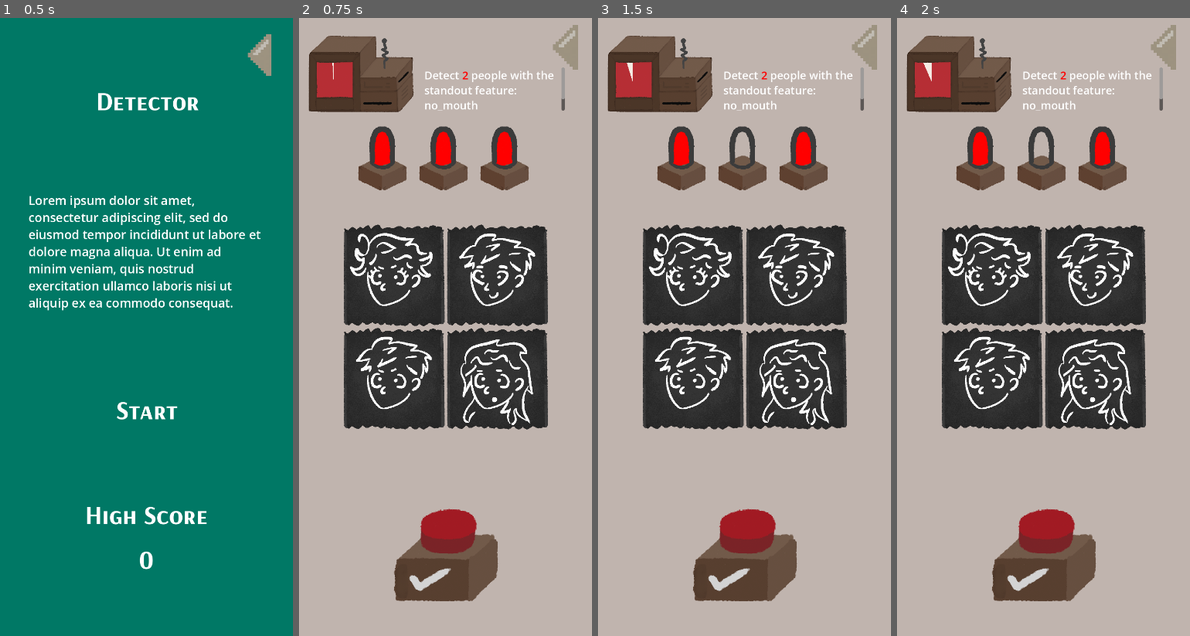
Above: before the commit, frames 1-4 (left to right).
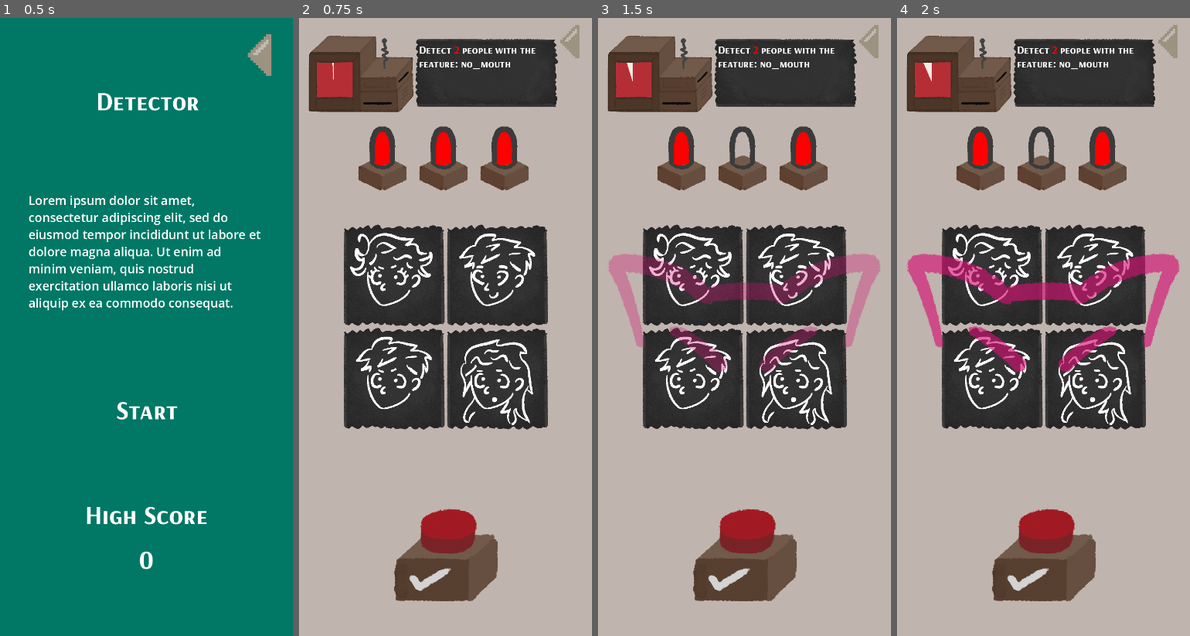
Above: after the commit, the same moments.

Repository: daniel-macias/mrduelm
Game: Godot game, scene res://Scenes/detector.tscn
The game is run twice, just before and just after one commit, with the same random seed, the same clock (stepped at 60 frames per second) and the same inputs. This scene is started directly instead of the project's main scene.
Inputs (mouse positions are in pixels of both pictures, inside the frame that each line leads up to):
- Up to frame 1 (0.5 s): no input
- Up to frame 2 (0.75 s): click "Start" at 0.5 s
- Up to frame 3 (1.5 s): click (744, 555) at 1.25 s
- Up to frame 4 (2 s): no input

Frame 1 is identical in both runs. In frame 2, 5.5% of the frame differs, in the area x 39-96%, y 1-15%; in frame 3, 10%; in frame 4, 10%, in the area x 3-97%, y 1-58%.

Commit message:
added angry cat animation when error

Diff:
--- a/Scenes/detector.tscn
+++ b/Scenes/detector.tscn
@@ -1,8 +1,9 @@
-[gd_scene load_steps=20 format=3 uid="uid://ncb2ucumm2h5"]
+[gd_scene load_steps=25 format=3 uid="uid://ncb2ucumm2h5"]
 
 [ext_resource type="Texture2D" uid="uid://dtr6sl6i4ngy2" path="res://Sprites/UI/arrow_left.png" id="1_e6sl5"]
 [ext_resource type="Script" path="res://Scripts/Minigames/Detector.gd" id="1_kurny"]
 [ext_resource type="FontFile" uid="uid://biglirdu86eux" path="res://Fonts/ArsenalSC-Bold.ttf" id="3_bv54c"]
+[ext_resource type="Texture2D" uid="uid://bwwttr3nsmdel" path="res://Sprites/Games/Detector/Items/paper_long.png" id="4_l0l4w"]
 [ext_resource type="Texture2D" uid="uid://bum6vjo5u88q1" path="res://Sprites/Games/Detector/Items/paper.png" id="5_whbib"]
 [ext_resource type="Texture2D" uid="uid://ynjnjtwhxv3f" path="res://Sprites/Games/Detector/Jaw.png" id="5_y2uyw"]
 [ext_resource type="Texture2D" uid="uid://diiv0g0horu1m" path="res://Sprites/Games/Detector/Mouth_0.png" id="6_iy4y1"]
@@ -19,6 +20,43 @@
 [ext_resource type="Texture2D" uid="uid://clg458tyh4ivu" path="res://Sprites/Games/Detector/Items/light.png" id="16_d1wfy"]
 [ext_resource type="Texture2D" uid="uid://bw24m3ovyrcfe" path="res://Sprites/Games/Detector/Items/button_1.png" id="16_p0mj2"]
 [ext_resource type="Texture2D" uid="uid://gyxs15ls7s6c" path="res://Sprites/Games/Detector/Items/light_bulb.png" id="17_t4rav"]
+[ext_resource type="Texture2D" uid="uid://c6ulbye3a41qq" path="res://Sprites/UI/Effects/cat_angry.png" id="21_pliux"]
+
+[sub_resource type="Animation" id="Animation_hahqc"]
+resource_name = "angry_cat"
+tracks/0/type = "value"
+tracks/0/imported = false
+tracks/0/enabled = true
+tracks/0/path = NodePath("AngryCat:modulate")
+tracks/0/interp = 1
+tracks/0/loop_wrap = true
+tracks/0/keys = {
+"times": PackedFloat32Array(0, 0.5, 0.966667),
+"transitions": PackedFloat32Array(1, 1, 1),
+"update": 0,
+"values": [Color(1, 1, 1, 0), Color(1, 1, 1, 1), Color(1, 1, 1, 0)]
+}
+
+[sub_resource type="Animation" id="Animation_3mitk"]
+length = 0.001
+tracks/0/type = "value"
+tracks/0/imported = false
+tracks/0/enabled = true
+tracks/0/path = NodePath("AngryCat:modulate")
+tracks/0/interp = 1
+tracks/0/loop_wrap = true
+tracks/0/keys = {
+"times": PackedFloat32Array(0),
+"transitions": PackedFloat32Array(1),
+"update": 0,
+"values": [Color(1, 1, 1, 1)]
+}
+
+[sub_resource type="AnimationLibrary" id="AnimationLibrary_limcv"]
+_data = {
+"RESET": SubResource("Animation_3mitk"),
+"angry_cat": SubResource("Animation_hahqc")
+}
 
 [node name="Detector" type="Node2D"]
 script = ExtResource("1_kurny")
@@ -171,16 +209,30 @@
 grow_vertical = 2
 color = Color(0.752941, 0.705882, 0.682353, 1)
 
+[node name="Paper_Instruction" type="TextureRect" parent="CanvasLayer/Game"]
+layout_mode = 1
+anchors_preset = 5
+anchor_left = 0.5
+anchor_right = 0.5
+offset_left = -74.0
+offset_top = 50.0
+offset_right = 1094.0
+offset_bottom = 614.0
+grow_horizontal = 2
+scale = Vector2(0.3, 0.3)
+texture = ExtResource("4_l0l4w")
+
 [node name="Instruction" type="RichTextLabel" parent="CanvasLayer/Game"]
 layout_mode = 1
 anchors_preset = 5
 anchor_left = 0.5
 anchor_right = 0.5
-offset_left = -52.0
-offset_top = 122.0
-offset_right = 293.0
-offset_bottom = 228.0
-grow_horizontal = 2
+offset_left = -65.0
+offset_top = 61.0
+offset_right = 262.0
+offset_bottom = 212.0
+grow_horizontal = 2
+theme_override_fonts/normal_font = ExtResource("3_bv54c")
 theme_override_font_sizes/normal_font_size = 27
 bbcode_enabled = true
 text = "Find:"
@@ -282,10 +334,10 @@
 anchors_preset = 1
 anchor_left = 1.0
 anchor_right = 1.0
-offset_left = -114.0
+offset_left = -93.0
 offset_top = 17.0
 offset_right = -16.0
-offset_bottom = 127.0
+offset_bottom = 99.0
 grow_horizontal = 0
 texture_normal = ExtResource("1_e6sl5")
 stretch_mode = 5
@@ -460,3 +512,25 @@
 offset_bottom = 418.0
 scale = Vector2(0.7, 0.7)
 texture = ExtResource("17_t4rav")
+
+[node name="AngryCat" type="TextureRect" parent="CanvasLayer/Game"]
+layout_mode = 1
+anchors_preset = 8
+anchor_left = 0.5
+anchor_top = 0.5
+anchor_right = 0.5
+anchor_bottom = 0.5
+offset_left = -337.0
+offset_top = -182.0
+offset_right = 1010.0
+offset_bottom = 408.0
+grow_horizontal = 2
+grow_vertical = 2
+scale = Vector2(0.5, 0.5)
+texture = ExtResource("21_pliux")
+
+[node name="AnimationPlayerCat" type="AnimationPlayer" parent="CanvasLayer/Game/AngryCat"]
+root_node = NodePath("../..")
+libraries = {
+"": SubResource("AnimationLibrary_limcv")
+}
--- a/Scripts/Minigames/Detector.gd
+++ b/Scripts/Minigames/Detector.gd
@@ -12,7 +12,7 @@
 @onready var instruction = $CanvasLayer/Game/Instruction
 @onready var timer_progress_bar = $CanvasLayer/Game/Machine/Clock
 @onready var check_btn = $CanvasLayer/Game/CheckBtn
-
+@onready var cat_anim = $CanvasLayer/Game/AngryCat/AnimationPlayerCat
 @onready var bulbs = [$CanvasLayer/Game/Bulbs/Control/Light,$CanvasLayer/Game/Bulbs/Control2/Light,$CanvasLayer/Game/Bulbs/Control3/Light]
 var mistakes = 0
 
@@ -76,6 +76,9 @@
 	back_to_game_menu_btn.connect("pressed", Callable(self, "_exit_game"))
 	start_game_btn.connect("pressed", Callable(self, "_start_game"))
 	check_btn.connect("pressed", Callable(self, "_on_check_btn_pressed"))
+	cat_anim.get_parent().visible = false
+	cat_anim.get_parent().mouse_filter = Control.MOUSE_FILTER_IGNORE
+	cat_anim.animation_finished.connect(_on_cat_anim_finished)
 
 func _start_game() -> void:
 	menu.visible = false
@@ -124,7 +127,7 @@
 			child.queue_free()
 	all_people.clear()
 
-	instruction.bbcode_text = "Detect [color=red]" + str(people_to_detect) + "[/color] people with the standout feature: " + standout_conditions.keys()[standout_type] + "\nGood luck!"
+	instruction.bbcode_text = "Detect [color=red]" + str(people_to_detect) + "[/color] people with the feature: " + standout_conditions.keys()[standout_type]
 	start_timer(seconds_amount)
 
 	round_duration = round_duration
@@ -268,8 +271,16 @@
 
 func register_mistake():
 	if mistakes < bulbs.size():
-		bulbs[mistakes].visible = false  # Turn off one light
+		bulbs[mistakes].visible = false
 		mistakes += 1
+		var cat_node = cat_anim.get_parent()
+		cat_node.visible = true
+		cat_anim.play("angry_cat")
+
 		if mistakes >= bulbs.size():
 			print("Game Over: too many mistakes")
-			_exit_game()  # Or show some 'game over' screen
+			_exit_game()
+
+func _on_cat_anim_finished(anim_name: String) -> void:
+	if anim_name == "angry_cat":
+		cat_anim.get_parent().visible = false
Binary file added: Sprites/Games/Detector/Items/paper_long.png
Not shown, added: Sprites/Games/Detector/Items/paper_long.png.import
Binary file added: Sprites/UI/Effects/cat_angry.png
Not shown, added: Sprites/UI/Effects/cat_angry.png.import
